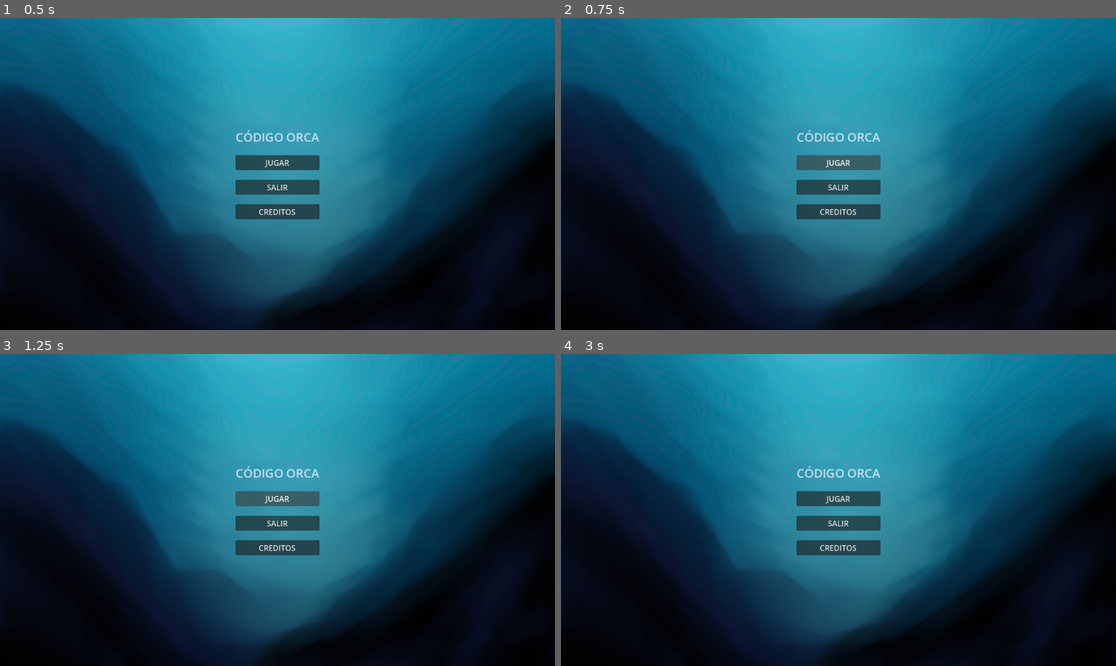
Above: before the commit, frames 1-4 (two rows, left to right).
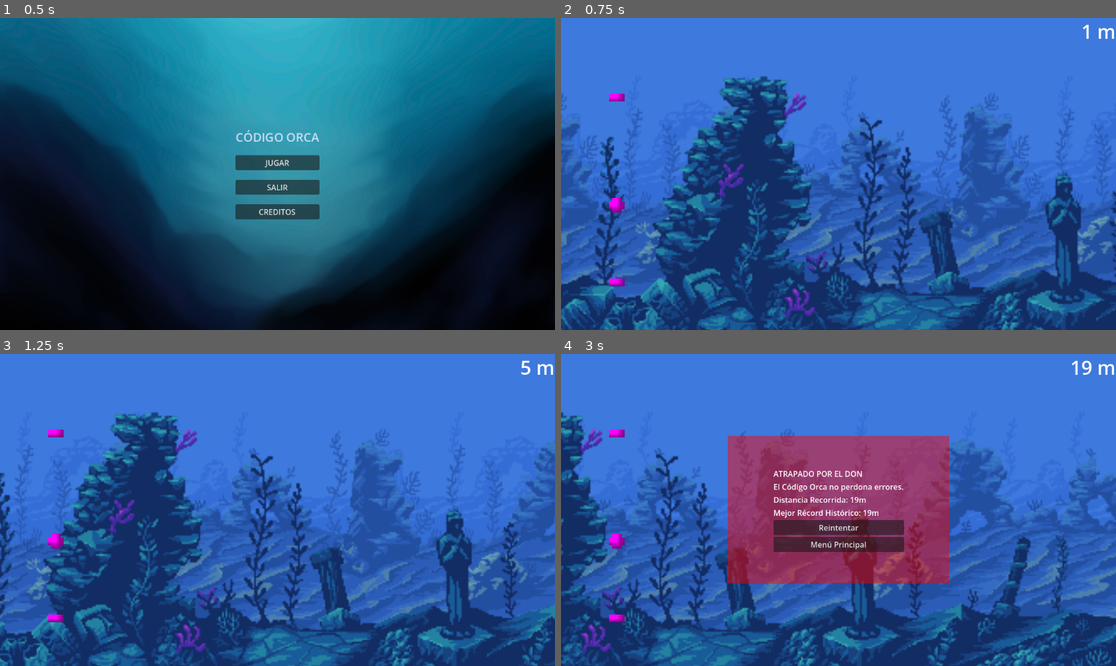
Above: after the commit, the same moments.

Repository: Osiel2004/codigo-orca
Game: Godot game, scene res://CodigoOrca/Menus/main_menu.tscn
Two runs of this game, one before a commit and one after it. Both use one fixed random seed, a clock stepped at 60 frames per second and the inputs below.
Inputs (mouse positions are in pixels of both pictures, inside the frame that each line leads up to):
- Up to frame 1 (0.5 s): no input
- Up to frame 2 (0.75 s): click "JUGAR" at 0.5 s
- Up to frame 3 (1.25 s): no input
- Up to frame 4 (3 s): click (838, 497) at 1.25 s, where only the run before the commit has a clickable "JUGAR"; click (838, 497) at 2 s, where only the run before the commit has a clickable "JUGAR"; tap Enter at 2.75 s; move the mouse to (960, 494) at 2.77 s; tap M at 2.85 s; click (960, 494) at 2.92 s

Frame 1 is identical in both runs. In frame 2, 98% of the frame differs, in the area x 0-100%, y 0-100%; in frame 3, 98%; in frame 4, 99%.

Commit message:
acoplamiento del sistema

Diff:
--- a/CodigoOrca/Levels/rieles/rielSystem.tscn
+++ b/CodigoOrca/Levels/rieles/rielSystem.tscn
@@ -10,15 +10,15 @@
 
 [sub_resource type="WorldBoundaryShape2D" id="WorldBoundaryShape2D_csplp"]
 normal = Vector2(1, 0)
-distance = 64.0
+distance = -1.0
 
 [sub_resource type="WorldBoundaryShape2D" id="WorldBoundaryShape2D_tgwg2"]
 normal = Vector2(-1, 0)
-distance = -768.0
+distance = -1352.0
 
 [sub_resource type="WorldBoundaryShape2D" id="WorldBoundaryShape2D_3ycmj"]
 normal = Vector2(0, 1)
-distance = -320.0
+distance = -114.0
 
 [sub_resource type="RectangleShape2D" id="RectangleShape2D_akyvv"]
 size = Vector2(96, 48)
@@ -36,11 +36,12 @@
 position = Vector2(0, 256)
 
 [node name="bottom" type="CollisionShape2D" parent="levelBorders" unique_id=1529332275 groups=["coliderDestroyer"]]
-position = Vector2(256, 0)
+position = Vector2(256, 188)
 shape = SubResource("WorldBoundaryShape2D_cdlty")
 debug_color = Color(0.9866461, 0, 0.32626522, 0.41960785)
 
 [node name="left" type="CollisionShape2D" parent="levelBorders" unique_id=1334559015 groups=["coliderDestroyer"]]
+visible = false
 shape = SubResource("WorldBoundaryShape2D_csplp")
 debug_color = Color(0.639087, 0.37539935, 0.9298973, 0.41960785)
 
@@ -48,6 +49,7 @@
 shape = SubResource("WorldBoundaryShape2D_tgwg2")
 
 [node name="top" type="CollisionShape2D" parent="levelBorders" unique_id=620795812 groups=["coliderDestroyer"]]
+position = Vector2(0, -346)
 shape = SubResource("WorldBoundaryShape2D_3ycmj")
 
 [node name="Camera2D" type="Camera2D" parent="." unique_id=2048068664]
@@ -57,7 +59,7 @@
 position = Vector2(64, 0)
 
 [node name="areaBottom" type="Area2D" parent="railPaths" unique_id=1632054741]
-position = Vector2(240, 160)
+position = Vector2(64, 256)
 script = ExtResource("2_reljx")
 
 [node name="bottomRail" type="Marker2D" parent="railPaths/areaBottom" unique_id=1688686960]
@@ -73,7 +75,7 @@
 texture = SubResource("PlaceholderTexture2D_csplp")
 
 [node name="bottomFoeSpawn" type="Marker2D" parent="railPaths/areaBottom" unique_id=1772842901]
-position = Vector2(360, 0)
+position = Vector2(1152, 0)
 
 [node name="Sprite2D" type="Sprite2D" parent="railPaths/areaBottom/bottomFoeSpawn" unique_id=174867764]
 position = Vector2(7.999999, 4.7683716e-07)
@@ -81,7 +83,7 @@
 texture = SubResource("PlaceholderTexture2D_3ycmj")
 
 [node name="areaMiddle" type="Area2D" parent="railPaths" unique_id=1647371530]
-position = Vector2(240, 96)
+position = Vector2(64, 96)
 script = ExtResource("3_c64em")
 
 [node name="middleRail" type="Marker2D" parent="railPaths/areaMiddle" unique_id=1292359013]
@@ -97,7 +99,7 @@
 texture = SubResource("PlaceholderTexture2D_tgwg2")
 
 [node name="middleFoeSpawn" type="Marker2D" parent="railPaths/areaMiddle" unique_id=1848705971]
-position = Vector2(360, 0)
+position = Vector2(1152, 0)
 
 [node name="Sprite2D" type="Sprite2D" parent="railPaths/areaMiddle/middleFoeSpawn" unique_id=180788838]
 position = Vector2(7.999999, 4.7683716e-07)
@@ -105,7 +107,7 @@
 texture = SubResource("PlaceholderTexture2D_3ycmj")
 
 [node name="areaUpper" type="Area2D" parent="railPaths" unique_id=2034193057]
-position = Vector2(240, 32)
+position = Vector2(64, -128)
 script = ExtResource("4_bjfre")
 
 [node name="upperRail" type="Marker2D" parent="railPaths/areaUpper" unique_id=1234444104]
@@ -121,7 +123,7 @@
 texture = SubResource("PlaceholderTexture2D_3ycmj")
 
 [node name="upperFoeSpawn" type="Marker2D" parent="railPaths/areaUpper" unique_id=1442915193]
-position = Vector2(360, 0)
+position = Vector2(1152, 0)
 
 [node name="Sprite2D" type="Sprite2D" parent="railPaths/areaUpper/upperFoeSpawn" unique_id=1932394085]
 position = Vector2(7.999999, 4.7683716e-07)
--- a/CodigoOrca/Levels/world.tscn
+++ b/CodigoOrca/Levels/world.tscn
@@ -5,6 +5,7 @@
 [ext_resource type="PackedScene" uid="uid://ciyv0wd7lme75" path="res://CodigoOrca/Menus/ui/hud.tscn" id="3_4e3xa"]
 [ext_resource type="PackedScene" uid="uid://ca2i68y4ayjt7" path="res://CodigoOrca/Menus/ui/pause_menu.tscn" id="4_6s65c"]
 [ext_resource type="PackedScene" uid="uid://bncr8e3dkeapp" path="res://CodigoOrca/Menus/ui/GameOver.tscn" id="5_tjsc0"]
+[ext_resource type="PackedScene" uid="uid://gnlxj5pn2crn" path="res://CodigoOrca/Levels/rieles/rielSystem.tscn" id="6_ixxac"]
 
 [node name="World" type="Node2D" unique_id=1808898138]
 script = ExtResource("1_8aaco")
@@ -30,3 +31,6 @@
 
 [node name="GameOver" parent="." unique_id=1084479097 instance=ExtResource("5_tjsc0")]
 visible = false
+
+[node name="railSystemNode" parent="." unique_id=87353510 instance=ExtResource("6_ixxac")]
+position = Vector2(-16, 293)
--- a/CodigoOrca/Scripts/uiScripts/GameOver.gd
+++ b/CodigoOrca/Scripts/uiScripts/GameOver.gd
@@ -37,4 +37,4 @@
 	AudioManager.get_node("SFXClick").play()
 	# Quitamos la pausa y volvemos al inicio
 	get_tree().paused = false
-	get_tree().change_scene_to_file("res://CodigoOrca/Scenes/Menus/main_menu.tscn")
+	get_tree().change_scene_to_file("res://CodigoOrca/Menus/main_menu.tscn")
--- a/CodigoOrca/Scripts/uiScripts/PauseMenu.gd
+++ b/CodigoOrca/Scripts/uiScripts/PauseMenu.gd
@@ -47,4 +47,4 @@
 	# 2. Quitar la pausa
 	get_tree().paused = false
 	# 3. Volver al menú principal (Verifica las mayúsculas de tu archivo real)
-	get_tree().change_scene_to_file("res://CodigoOrca/Scenes/Menus/main_menu.tscn")
+	get_tree().change_scene_to_file("res://CodigoOrca/Menus/main_menu.tscn")
--- a/CodigoOrca/Scripts/uiScripts/main_menu.gd
+++ b/CodigoOrca/Scripts/uiScripts/main_menu.gd
@@ -14,7 +14,7 @@
 	# Llamamos a nuestro nuevo Autoload para que empiece a contar
 	GameManager.iniciar_carrera()
 
-	get_tree().change_scene_to_file("res://CodigoOrca/Scenes/Levels/World.tscn")
+	get_tree().change_scene_to_file("res://CodigoOrca/Levels/world.tscn")
 
 # 2. BOTÓN CRÉDITOS: Mostrar nombres del equipo
 func _on_boton_creditos_pressed():
